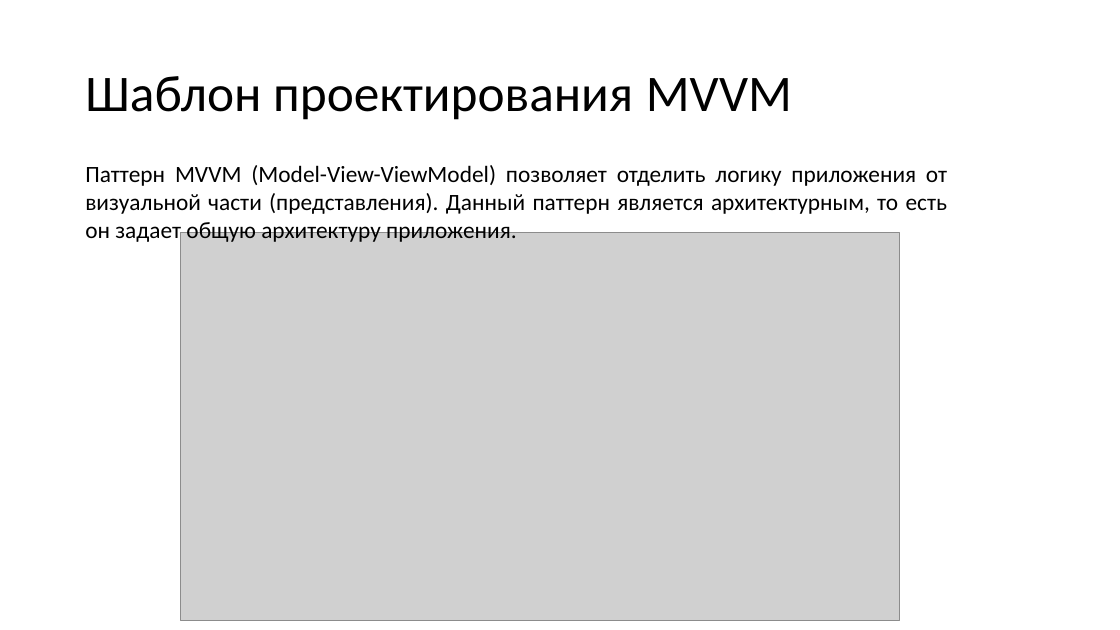
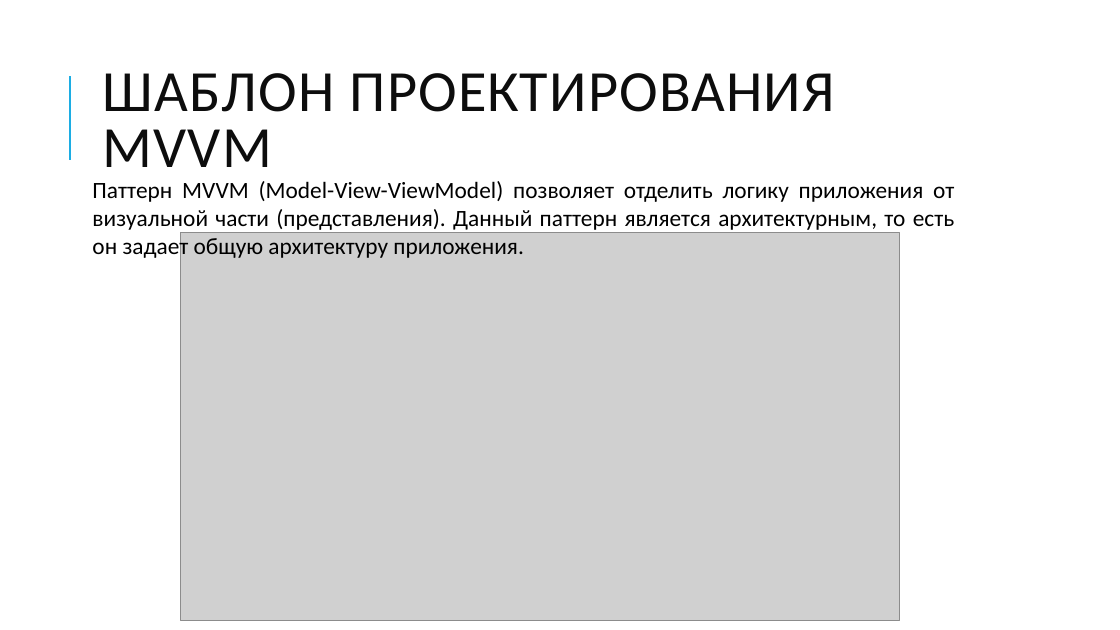
Before and after one commit to N0tilT/Timelon, a slide deck: slide 11 of docs/Timelon.pptx. Drawn at 1120x630 pixels with LibreOffice and Linux fonts; fonts in the diff are those of the drawing; grey boxes stand for pictures. Boxes give left, top, right and bottom in pixels: in the first picture for what was removed or moved away, otherwise in the second. Text is boxed around its words. In the diff, an @@ line names an element or a change of style, - is before the commit and + after.

```diff
--- a/docs/Timelon.pptx
+++ b/docs/Timelon.pptx
@@ line added from (70, 160) to (70, 76), #1CADE4 1.5 pt @@
@@ title at [102, 73, 835, 167]: text changed; size 44 to 50 pt; text colour #000000 to #0D0D0D @@
-Шаблон проектирования MVVM
+ШАБЛОН ПРОЕКТИРОВАНИЯ MVVM
@@ text "Паттерн MVVM (Model-View-ViewModel) позволяет отделить ...": place and size @@
-text "Паттерн MVVM (Model-View-ViewModel) позволяет отделить ..." at [85, 165, 947, 245]
+text "Паттерн MVVM (Model-View-ViewModel) позволяет отделить ..." at [92, 181, 954, 261]
```
Also in this commit, not shown: 24 other slides changed.
